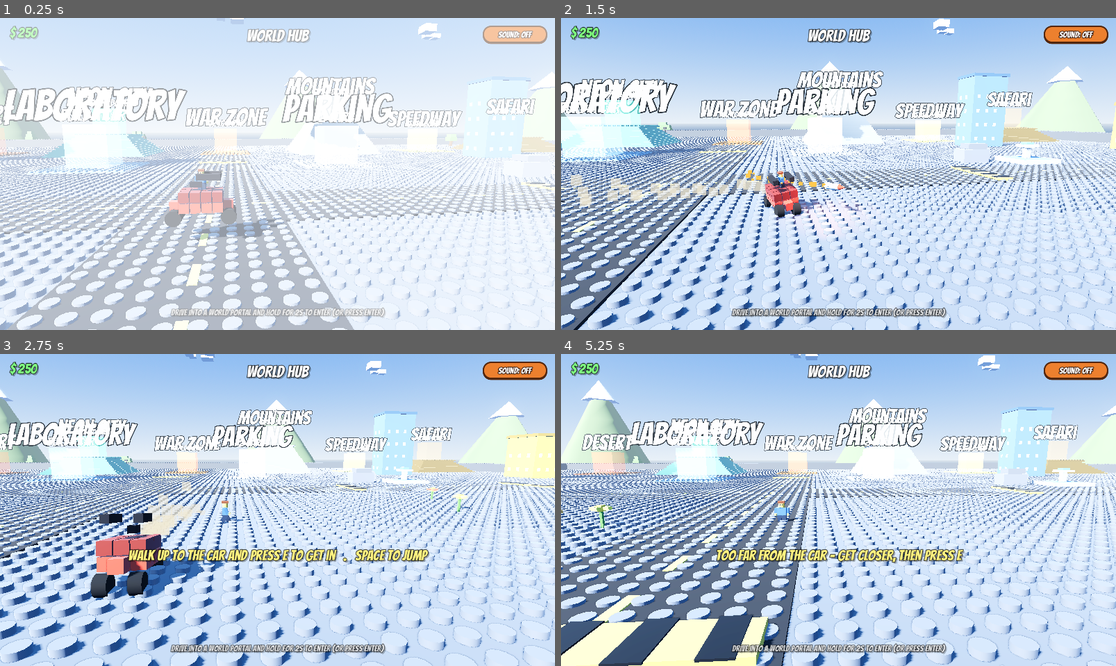
Above: before the commit, frames 1-4 (two rows, left to right).
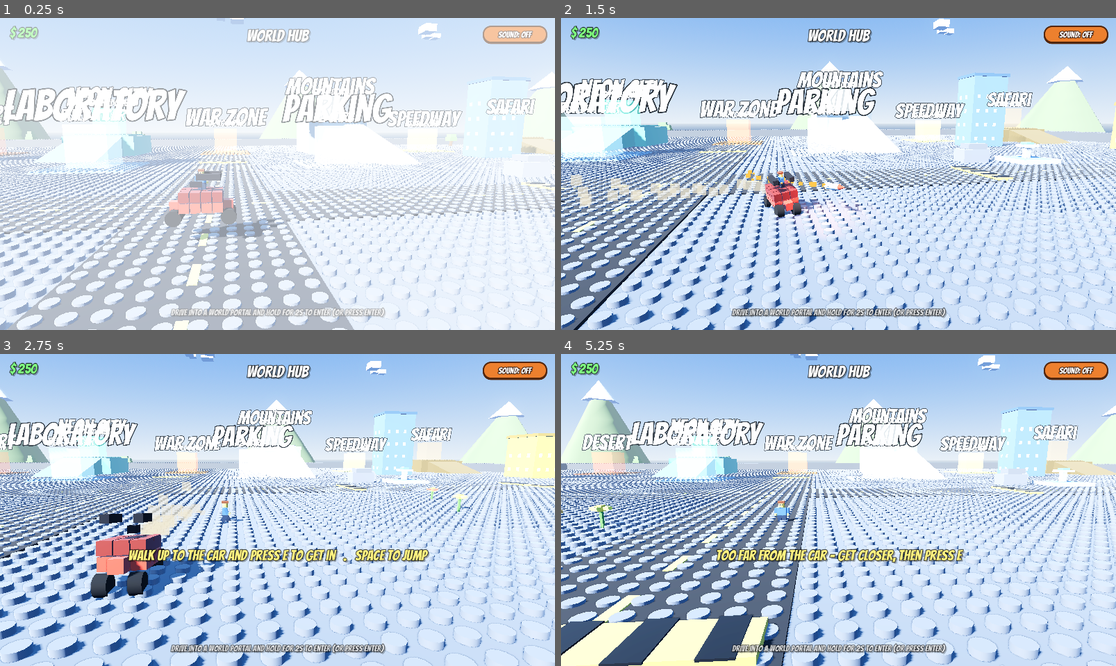
Above: after the commit, the same moments.

Repository: mrshapron/brick-stunt-rally
Game: Godot game, scene res://scenes/hub.tscn
The game is run twice, just before and just after one commit, with the same random seed, the same clock (stepped at 60 frames per second) and the same inputs.
Inputs (mouse positions are in pixels of both pictures, inside the frame that each line leads up to):
- Up to frame 1 (0.25 s): no input
- Up to frame 2 (1.5 s): tap Enter at 0.5, 1.25 s; move the mouse to (960, 158) at 0.52 s; hold Right (move_right) 0.53-1.28 s; tap N (advance) at 0.6 s; click (960, 158) at 0.67 s; move the mouse to (727, 189) at 1.27 s; hold Down (move_down) from 1.28 s (still down); tap Space (fire) at 1.35 s
- Up to frame 3 (2.75 s): tap Enter at 2 s; move the mouse to (333, 441) at 2.02 s; release Down (move_down) at 2.03 s; hold Right (move_right) from 2.03 s (still down); hold E (interact) from 2.03 s (still down)
- Up to frame 4 (5.25 s): tap Enter at 2.75, 3.5, 4.25, 5.1 s; move the mouse to (810, 572) at 2.77 s; release Right (move_right) at 2.78 s; release E (interact) at 2.78 s; hold Up (move_up) 2.78-3.53 s; tap F at 2.85 s; click (810, 572) at 2.92 s; move the mouse to (1005, 556) at 3.52 s; hold Left (move_left) 3.53-5.03 s; tap C at 3.6 s; move the mouse to (672, 463) at 4.27 s; tap M at 4.35 s; move the mouse to (866, 510) at 5.02 s; hold Down (move_down) from 5.03 s (still down); click (866, 510) at 5.17 s

The runs differ from the first frame. In frame 1, 0.9% of the frame differs, in the area x 5-100%, y 21-48%; in frame 2, 1.5%, in the area x 0-93%, y 19-44%; in frame 3, 0.7%; in frame 4, 0.9%.

Commit message:
Hub hills: flat-top platforms with a gentle drive-up ramp road (replacing hard-to-climb steps)

Diff:
--- a/scripts/drive_scene.gd
+++ b/scripts/drive_scene.gd
@@ -176,17 +176,20 @@
 
 
 func add_hill(cx: float, cz: float, height: float, color: Color) -> float:
-	# A stepped lego mound the car can drive up; returns the flat-top height.
-	var step := 0.45
-	var steps := maxi(1, int(round(height / step)))
-	for i in steps:
-		var t := float(i) / float(steps)
-		var w := lerpf(22.0, 11.0, t)
-		var h := float(i + 1) * step
-		var box := BrickFactory.make_brick(Vector3(w, h, w), color, "static", false)
-		box.position = Vector3(cx, h * 0.5, cz)
-		add_child(box)
-	return float(steps) * step
+	# A flat-top platform with a gentle ramp road leading up the +Z (approach)
+	# side, so the car can drive up easily. Returns the flat-top height.
+	var plat_w := 16.0
+	var plat := BrickFactory.make_brick(Vector3(plat_w, height + 4.0, plat_w), color, "static", false)
+	plat.position = Vector3(cx, height - (height + 4.0) * 0.5, cz)
+	add_child(plat)
+
+	var angle := 17.0
+	var length := height / tan(deg_to_rad(angle))
+	var ramp := BrickFactory.make_wedge(Vector3(length, height, 11.0), color.darkened(0.06))
+	ramp.rotation.y = PI * 0.5
+	ramp.position = Vector3(cx, height * 0.5 - 0.05, cz + plat_w * 0.5 + length * 0.5)
+	add_child(ramp)
+	return height
 
 
 func add_park_decor(half: float, accent: Color) -> void:
